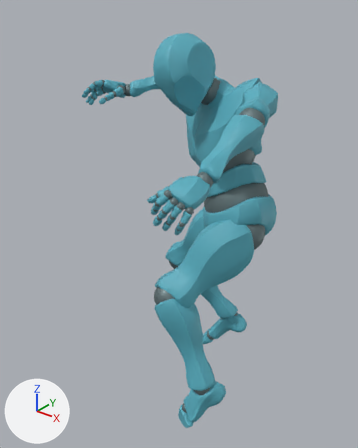
Before and after pictures for a commit that changed the glTF model assets/models/character_default.glb.
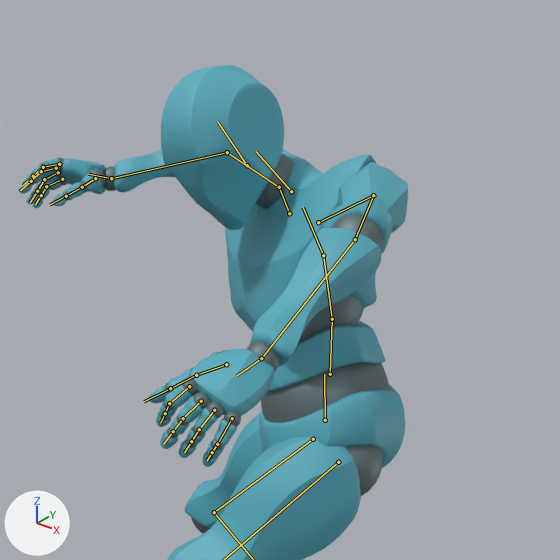
There are two pictures of each version: one whole from a 50 mm lens placed at (0.971, -1.591, 1.975), pointed at (-0.228, -0.091, 1.046), one close up on the part from 20% to 99% of the width and 0% to 63% of the height. The axes (+X, +Y, +Z) are drawn at lower left. The lights are the same throughout. Both versions are drawn at frame 6 of the action 'jump'; the numbers are the values there. The bones that bend it are drawn over the model as lines in the close-ups.

In view in the first close-up: 'alpha_joints', 'alpha_surface'.
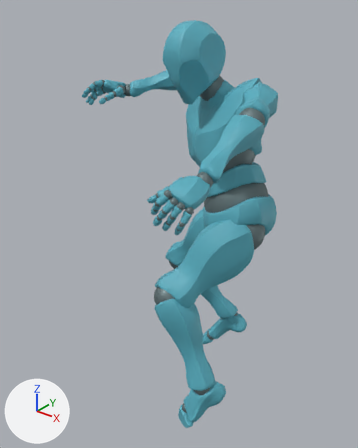
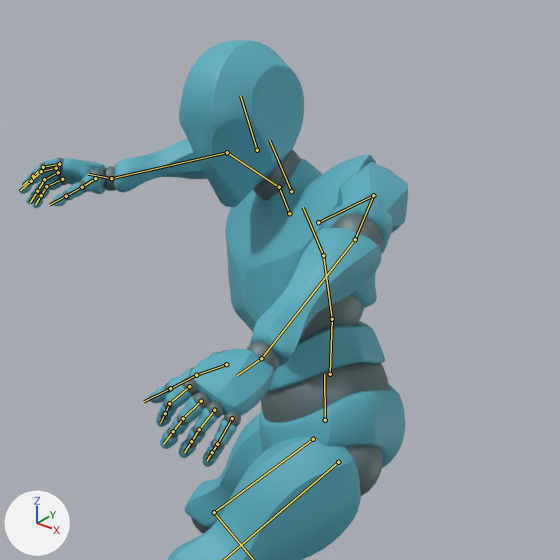
What the commit changed:
Bone 'mixamorig:Neck' (bone_mixamorig_neck) turns from (16, 3, 4) to (-2, 3, 4) degrees about its own x, y and z.
Bone 'mixamorig:Head' (bone_mixamorig_head) turns from (-4, 18, -13) to (-1, 18, -13) degrees about its own x, y and z.

Where the change shows, as pixel boxes [x1, y1, x2, y2] in the close-ups (560 x 560 px):
'alpha_surface', posed: before [19, 65, 408, 560]; after [19, 40, 408, 560]
'alpha_joints', posed: before [30, 154, 392, 533]; after [30, 150, 392, 533]
bone 'mixamorig:Neck', root to tip: before (291, 191) to (256, 151); after (291, 191) to (269, 140)
bone 'mixamorig:Head', root to tip: before (247, 165) to (217, 121); after (257, 150) to (240, 96)
